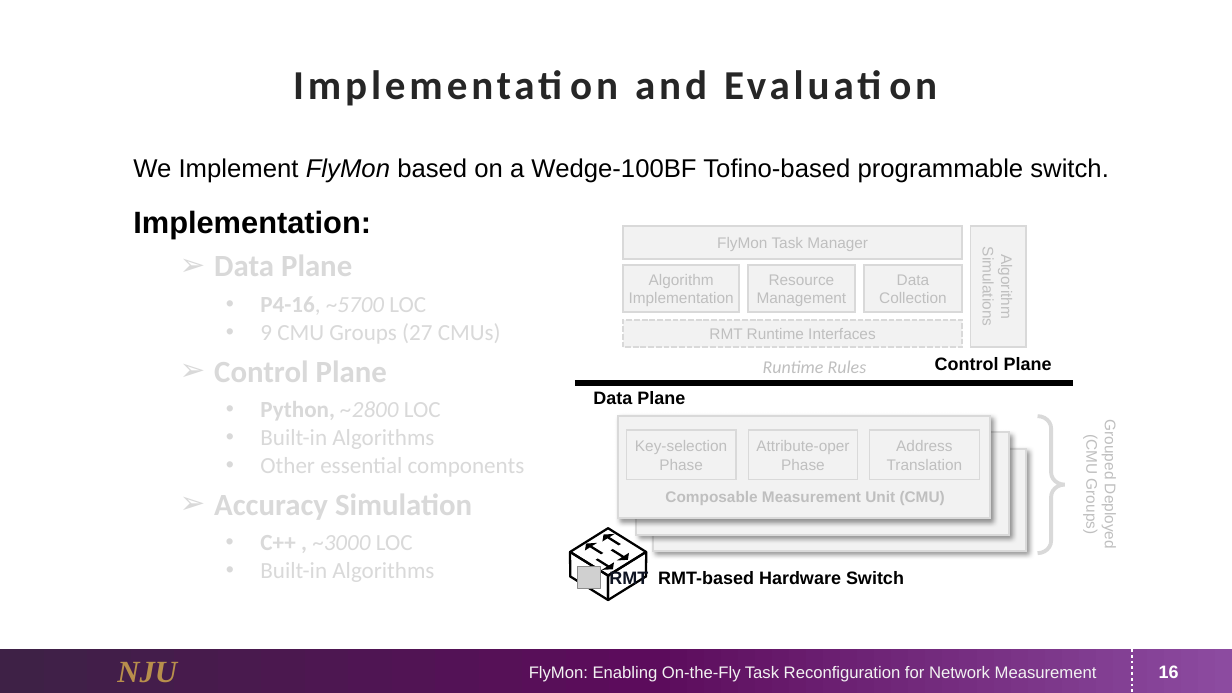
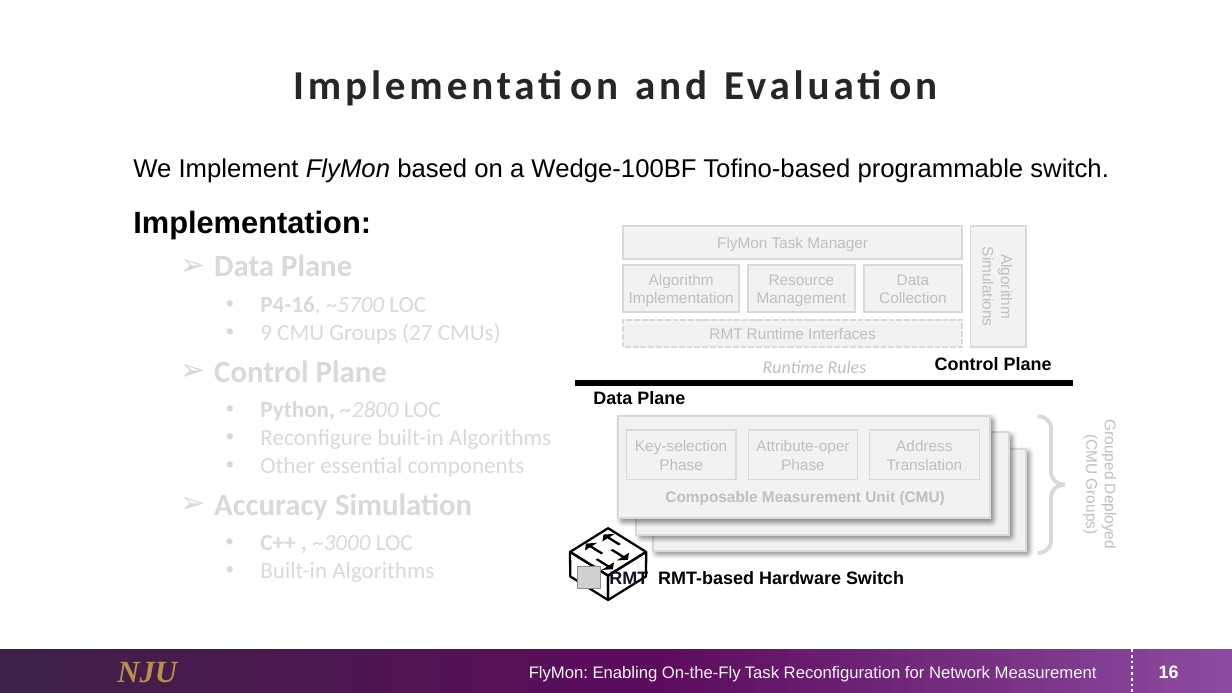
Before and after one commit to NASA-NJU/FlyMon, a slide deck: slide 29 of slides/SIGCOMM_22_FlyMon_Public_Slides.pptx. Drawn at 1232x693 pixels with LibreOffice and Linux fonts; fonts in the diff are those of the drawing; grey boxes stand for pictures; background and template pictures are left out. Boxes give left, top, right and bottom in pixels: in the first picture for what was removed or moved away, otherwise in the second. Text is boxed around its words. In the diff, an @@ line names an element or a change of style, - is before the commit and + after.

Commit message:
modify slides

```diff
--- a/slides/SIGCOMM_22_FlyMon_Public_Slides.pptx
+++ b/slides/SIGCOMM_22_FlyMon_Public_Slides.pptx
@@ text at [260, 424, 551, 452]: text changed @@
-    • Built-in Algorithms
+    • Reconfigure built-in Algorithms
```
Also in this commit, not shown: 1 other slide changed.
